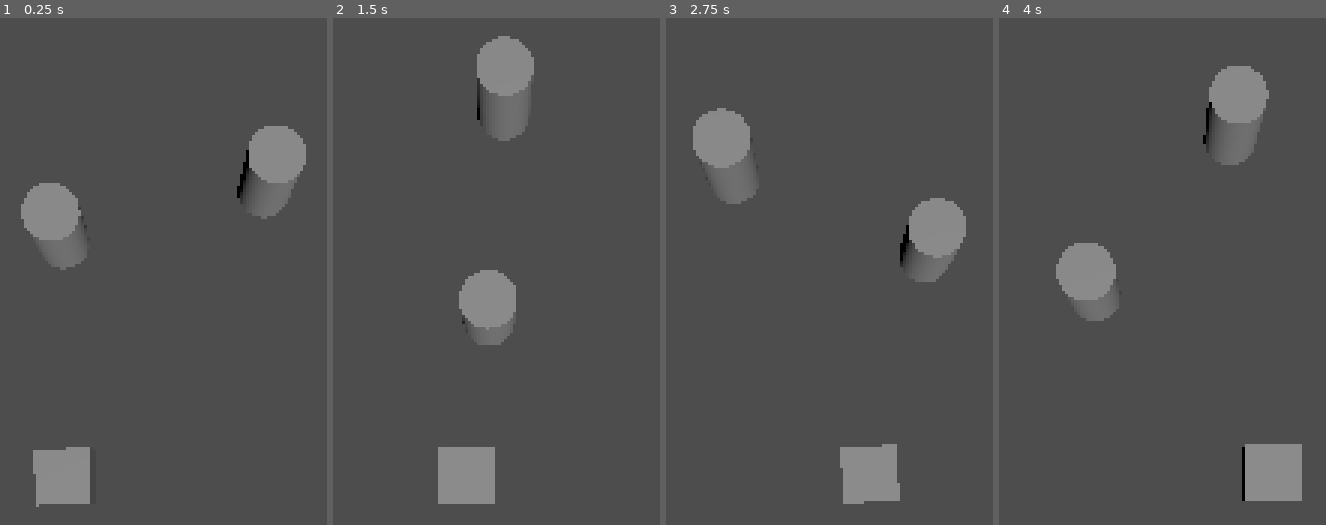
Above: before the commit, frames 1-4 (left to right).
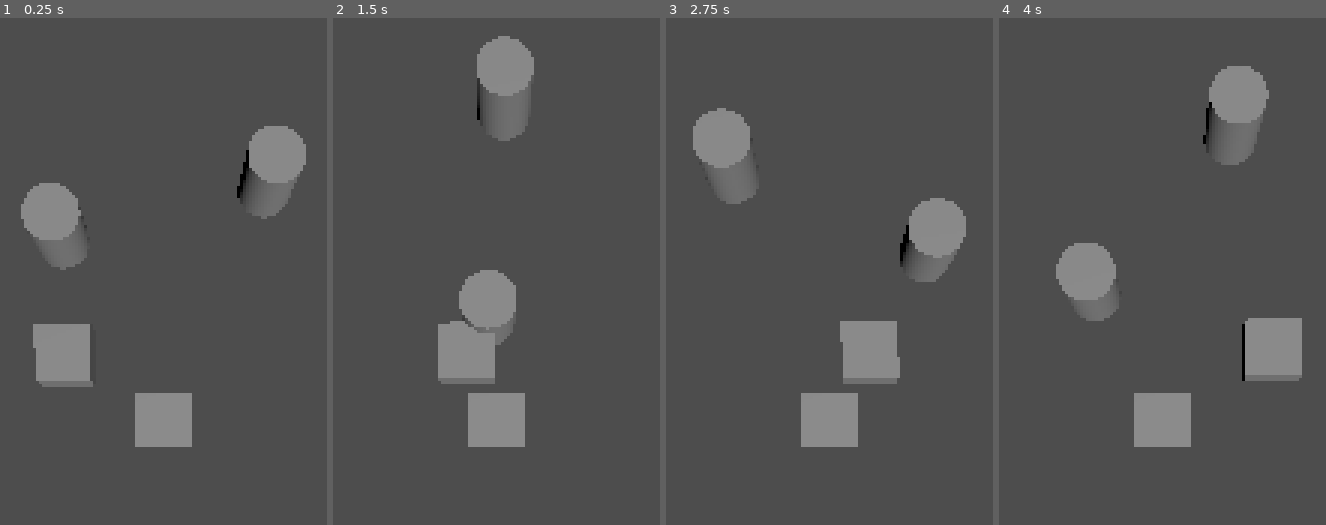
Above: after the commit, the same moments.

Repository: Raftatul/game-jam-behavior-2025
Game: Godot game, scene res://src/levels/vivian_room.tscn
The game is run twice, just before and just after one commit, with the same random seed, the same clock (stepped at 60 frames per second) and the same inputs. This scene is started directly instead of the project's main scene.
Inputs:
- Up to frame 1 (0.25 s): no input
- Up to frame 2 (1.5 s): tap Enter (ui_accept) at 0.5, 0.77 s; hold Right (ui_right) 0.53-1.28 s; tap E (switch_camera) at 0.6, 1.35 s; hold Left (ui_left) from 1.28 s (still down)
- Up to frame 3 (2.75 s): tap Enter (ui_accept) at 1.52 s; release Left (ui_left) at 2.03 s; hold Right (ui_right) from 2.03 s (still down); tap E (switch_camera) at 2.1 s
- Up to frame 4 (4 s): tap E (switch_camera) at 2.85, 3.6 s; tap Enter (ui_accept) at 3.02, 3.77 s; release Right (ui_right) at 3.53 s; hold Left (ui_left) from 3.53 s (still down)

The runs differ from the first frame. In frame 1, 5.8% of the frame differs, in the area x 10-59%, y 60-97%; in frame 2, 5.8%; in frame 3, 5.9%; in frame 4, 6.2%, in the area x 41-93%, y 59-96%.

Commit message:
Added Toggler

Diff:
--- a/game-jam-behavior-2025/project.godot
+++ b/game-jam-behavior-2025/project.godot
@@ -30,6 +30,11 @@
 ]
 }
 
+[layer_names]
+
+3d_physics/layer_1="BlockingLayer"
+3d_physics/layer_2="SeethroughLayer"
+
 [rendering]
 
 occlusion_culling/use_occlusion_culling=true
--- /dev/null
+++ b/game-jam-behavior-2025/src/ldos/PushableBlock.tscn
@@ -0,0 +1,19 @@
+[gd_scene load_steps=4 format=3 uid="uid://bm1ss72ovvwpt"]
+
+[ext_resource type="Script" uid="uid://clw1gx5uf03tv" path="res://src/ldos/pushable_block.gd" id="1_ttbxt"]
+
+[sub_resource type="BoxShape3D" id="BoxShape3D_u8kk7"]
+
+[sub_resource type="BoxMesh" id="BoxMesh_u8kk7"]
+
+[node name="PushableBlock" type="RigidBody3D"]
+script = ExtResource("1_ttbxt")
+
+[node name="CollisionShape3D" type="CollisionShape3D" parent="."]
+shape = SubResource("BoxShape3D_u8kk7")
+
+[node name="MeshInstance3D" type="MeshInstance3D" parent="."]
+mesh = SubResource("BoxMesh_u8kk7")
+skeleton = NodePath("../CollisionShape3D")
+
+[connection signal="body_entered" from="." to="." method="_on_body_entered"]
--- /dev/null
+++ b/game-jam-behavior-2025/src/ldos/SwitchingMesh.tscn
@@ -0,0 +1,23 @@
+[gd_scene load_steps=4 format=3 uid="uid://deew70tfogvw5"]
+
+[ext_resource type="Script" uid="uid://b3r02lyabad4v" path="res://src/ldos/swichable_object.gd" id="1_msfys"]
+
+[sub_resource type="BoxShape3D" id="BoxShape3D_x4ahr"]
+size = Vector3(1, 1, 0.2)
+
+[sub_resource type="BoxMesh" id="BoxMesh_x4ahr"]
+size = Vector3(1, 1, 0.2)
+
+[node name="SwitchingMesh" type="AnimatableBody3D"]
+
+[node name="CollisionShape3D" type="CollisionShape3D" parent="." node_paths=PackedStringArray("toggle_meshes")]
+shape = SubResource("BoxShape3D_x4ahr")
+script = ExtResource("1_msfys")
+toggle_meshes = NodePath("../MeshInstance3D")
+
+[node name="Timer" type="Timer" parent="CollisionShape3D"]
+autostart = true
+
+[node name="MeshInstance3D" type="MeshInstance3D" parent="."]
+mesh = SubResource("BoxMesh_x4ahr")
+skeleton = NodePath("../CollisionShape3D")
--- /dev/null
+++ b/game-jam-behavior-2025/src/ldos/pushable_block.gd
@@ -0,0 +1,8 @@
+extends RigidBody3D
+
+@export var push_amount:int = 2
+
+
+func _on_body_entered(body: Node) -> void:
+	if (body is PlayerCharacter):
+		body.GRID_SIZE
--- /dev/null
+++ b/game-jam-behavior-2025/src/ldos/swichable_object.gd
@@ -0,0 +1,34 @@
+extends CollisionShape3D
+
+@onready var timer: Timer = $Timer
+
+@export var switching_interval:float = 5
+@export var use_custom_behavior:bool
+@export var toggle_meshes:MeshInstance3D
+
+var toggle_state:bool
+
+signal onToggle(blocking:bool)
+
+func _ready() -> void:
+	timer.wait_time = switching_interval
+
+	timer.timeout.connect(switch)
+
+	if (timer.paused):
+		timer.paused = false
+	elif (timer.is_stopped()):
+		timer.start()
+
+func switch():
+	print("Test")
+
+	toggle_state = !toggle_state
+
+	if (owner is PhysicsBody3D):
+		owner.collision_layer = 1 if toggle_state else 2
+
+	onToggle.emit(toggle_state)
+
+	if !use_custom_behavior and toggle_meshes :
+		toggle_meshes.visible = toggle_state
--- a/game-jam-behavior-2025/src/levels/vivian_room.tscn
+++ b/game-jam-behavior-2025/src/levels/vivian_room.tscn
@@ -1,7 +1,8 @@
-[gd_scene load_steps=6 format=3 uid="uid://c6k6haam1kgbk"]
+[gd_scene load_steps=7 format=3 uid="uid://c6k6haam1kgbk"]
 
 [ext_resource type="PackedScene" uid="uid://l6t2l73wo01p" path="res://src/ldos/rotator.tscn" id="1_il7l4"]
 [ext_resource type="PackedScene" uid="uid://2vxwbtdextyx" path="res://src/ldos/translator.tscn" id="2_c5uyr"]
+[ext_resource type="PackedScene" uid="uid://deew70tfogvw5" path="res://src/ldos/SwitchingMesh.tscn" id="3_gigd5"]
 
 [sub_resource type="CylinderMesh" id="CylinderMesh_il7l4"]
 
@@ -37,11 +38,17 @@
 mesh = SubResource("CylinderMesh_il7l4")
 
 [node name="Path3D" type="Path3D" parent="."]
+transform = Transform3D(1, 0, 0, 0, 1, 0, 0, 0, 1, 0, 2.20927, 0)
 curve = SubResource("Curve3D_c5uyr")
 
 [node name="Translator" parent="Path3D" instance=ExtResource("2_c5uyr")]
-transform = Transform3D(-0.0181913, -0.0192943, -0.999631, 0, 0.999798, -0.0192974, 0.999818, -0.000351051, -0.0181879, -2.02598, -0.0277371, -0.0400491)
+transform = Transform3D(-0.0181913, -0.0192943, -0.999632, 0, 0.999798, -0.0192975, 0.999818, -0.000351051, -0.0181879, -2.02598, -0.0277371, -0.0400491)
 pause_at_extrimity = true
 
 [node name="MeshInstance3D" type="MeshInstance3D" parent="Path3D/Translator"]
 mesh = SubResource("BoxMesh_oggrv")
+
+[node name="SwitchingMesh" parent="." instance=ExtResource("3_gigd5")]
+transform = Transform3D(1, 0, 0, 0, 1, 0, 0, 0, 1, 0, 1, 0)
+
+[editable path="SwitchingMesh"]
Not shown, added: game-jam-behavior-2025/src/ldos/pushable_block.gd.uid
Not shown, added: game-jam-behavior-2025/src/ldos/swichable_object.gd.uid
